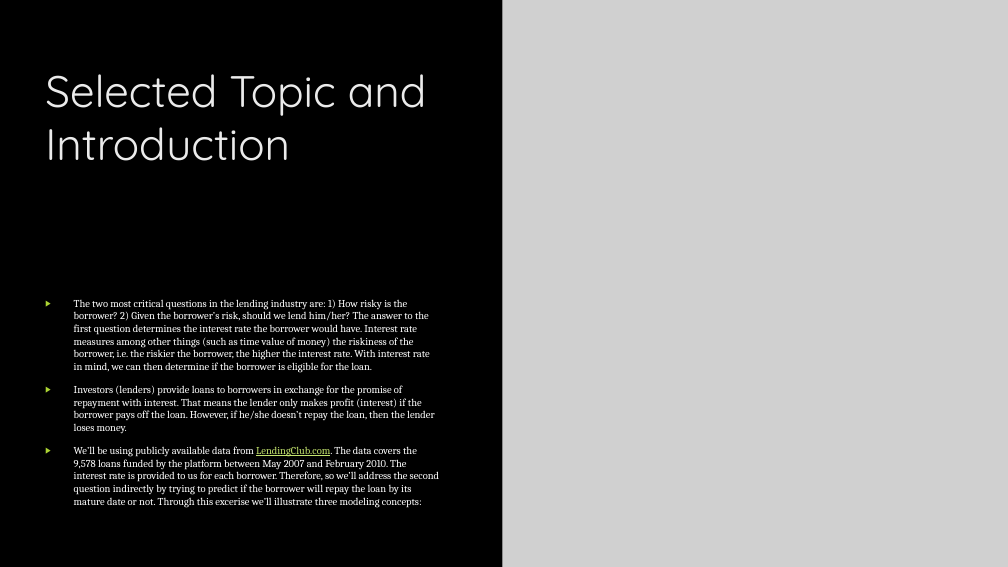
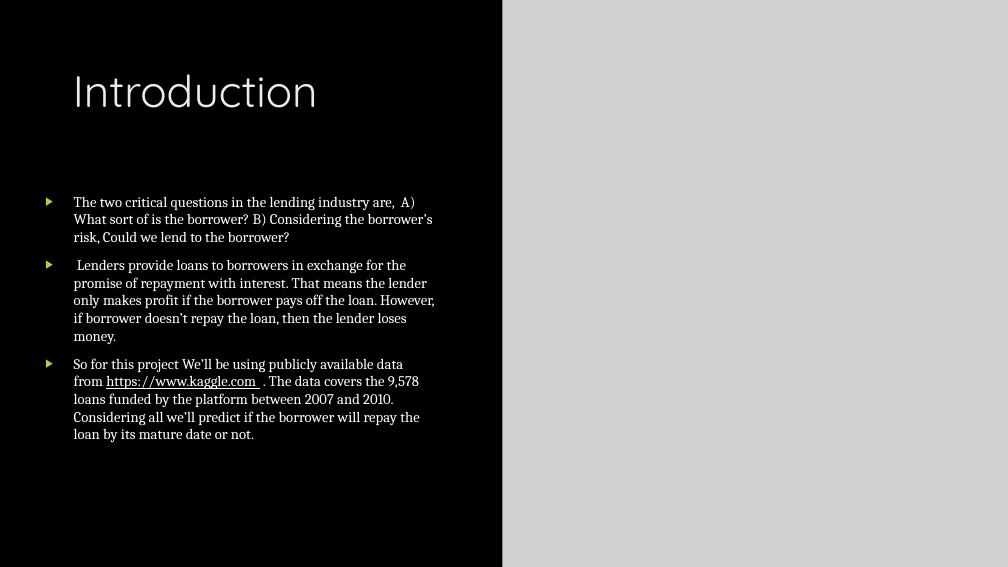
Before and after one commit to Minhtranaccount/Loan_Pay_Back_Ability, a slide deck: slide 6 of project 4 presentation.pptx (slide 5 before the commit). Drawn at 1008x567 pixels with LibreOffice and Linux fonts; fonts in the diff are those of the drawing; grey boxes stand for pictures; background and template pictures are left out. Boxes give left, top, right and bottom in pixels: in the first picture for what was removed or moved away, otherwise in the second. Text is boxed around its words. In the diff, an @@ line names an element or a change of style, - is before the commit and + after.

```diff
--- a/project 4 presentation.pptx
+++ b/project 4 presentation.pptx
@@ title at (73, 74, 318, 108): text changed @@
-Selected Topic and Introduction
+Introduction
@@ text at (74, 196, 435, 442): text changed; size 10 to 14 pt @@
-▶ The two most critical questions in the lending industry are: 1) How risky is the borrower? 2) Given the borrower’s risk, should we lend him/her? The answer to the first question determines the interest rate the borrower would have. Interest rate measures among other things (such as time value of money) the riskiness of the borrower, i.e. the riskier the borrower, the higher the interest rate. With interest rate in mind, we can then determine if the borrower is eligible for the loan.
-▶ Investors (lenders) provide loans to borrowers in exchange for the promise of repayment with interest. That means the lender only makes profit (interest) if the borrower pays off the loan. However, if he/she doesn’t repay the loan, then the lender loses money.
-▶ We’ll be using publicly available data from LendingClub.com. The data covers the 9,578 loans funded by the platform between May 2007 and February 2010. The interest rate is provided to us for each borrower. Therefore, so we’ll address the second question indirectly by trying to predict if the borrower will repay the loan by its mature date or not. Through this excerise we’ll illustrate three modeling concepts:
+▶ The two critical questions in the lending industry are, A) What sort of is the borrower? B) Considering the borrower’s risk, Could we lend to the borrower?
+▶ Lenders provide loans to borrowers in exchange for the promise of repayment with interest. That means the lender only makes profit if the borrower pays off the loan. However, if borrower doesn’t repay the loan, then the lender loses money.
+▶ So for this project We’ll be using publicly available data from https://www.kaggle.com . The data covers the 9,578 loans funded by the platform between 2007 and 2010. Considering all we’ll predict if the borrower will repay the loan by its mature date or not.
```
Also in this commit, not shown: 4 other slides changed, 5 slides added, 2 slides removed.
